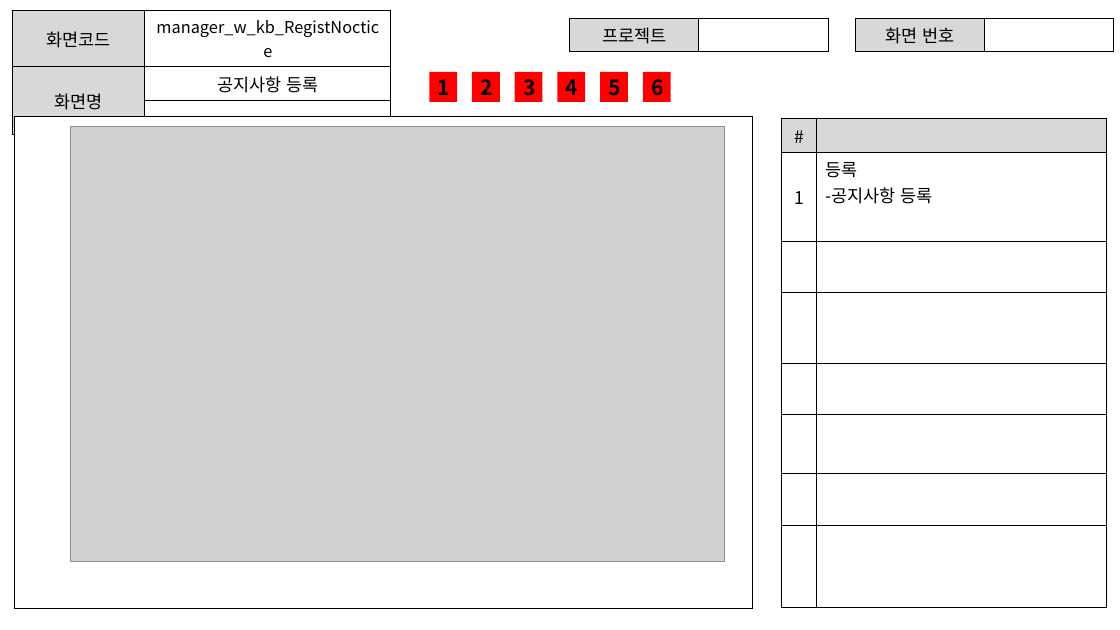
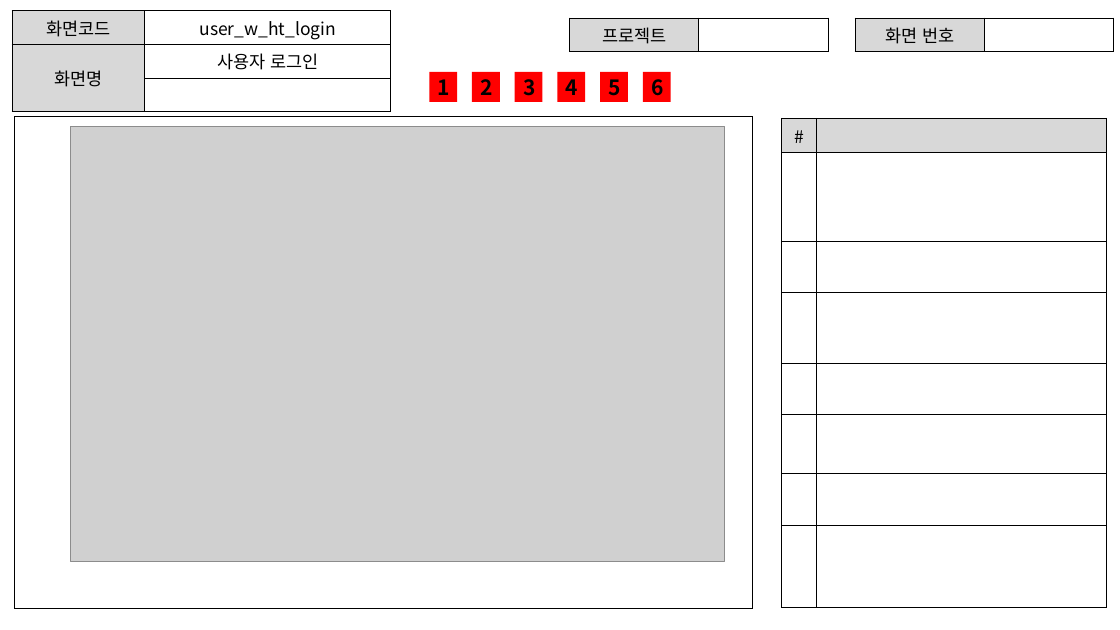
Before and after one commit to ezenteam2/EzenCrowdFunding, a slide deck: slide 9 of project03 화면설계서/project03 - 화면 설계서 - 기범.pptx (slide 14 before the commit). Drawn at 1120x630 pixels with LibreOffice and Linux fonts; fonts in the diff are those of the drawing; grey boxes stand for pictures. Boxes give left, top, right and bottom in pixels: in the first picture for what was removed or moved away, otherwise in the second. Text is boxed around its words. In the diff, an @@ line names an element or a change of style, - is before the commit and + after.

```diff
--- a/project03 화면설계서/project03 - 화면 설계서 - 기범.pptx
+++ b/project03 화면설계서/project03 - 화면 설계서 - 기범.pptx
@@ table at [12, 11, 391, 99] @@
-row 1, column 2: manager_w_kb_RegistNoctice
+row 1, column 2: user_w_ht_login
-row 2, column 2: 공지사항 등록
+row 2, column 2: 사용자 로그인
@@ table at [782, 118, 1107, 607] @@
-row 2: 1 | 등록 / -공지사항 등록
+row 8:  | 
```
Also in this commit, not shown: 7 other slides changed, 12 slides removed, 8 other files.
